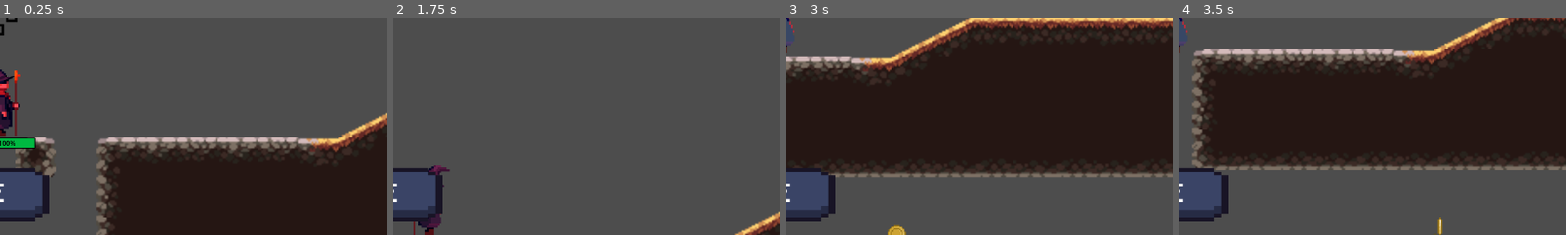
Above: before the commit, frames 1-4 (left to right).
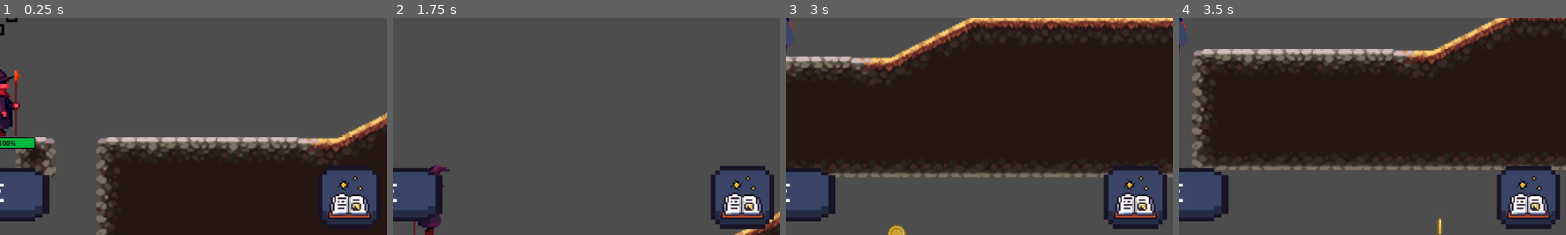
Above: after the commit, the same moments.

Repository: KyattPL/krolestwo-chorona
Game: Godot game, scene res://Scenes/Level1/level_1.tscn
Same seed, same stepped clock (60 frames per second), same inputs: the game is played once before the commit and once after it.
Inputs (mouse positions are % of the whole screen's width and height, from its top left):
- Up to frame 1 (0.25 s): no input
- Up to frame 2 (1.75 s): click (95, 91) at 0.52 s; tap Enter (confirm) at 1.25, 1.35 s; move the mouse to (72, 45) at 1.27 s; hold Right (move_right) from 1.28 s (still down); tap Space (jump) at 1.52 s
- Up to frame 3 (3 s): move the mouse to (30, 55) at 2.02 s; tap E (interact) at 2.1 s; tap Space (jump) at 2.27 s; move the mouse to (60, 28) at 2.77 s; release Right (move_right) at 2.78 s; hold Left (move_left) from 2.78 s (still down); tap 4 (select_earth) at 2.85 s
- Up to frame 4 (3.5 s): keep holding Left (move_left)
The pictures show only the part of the screen within x 50-100%, y 50-100%; the shares and areas given below are measured in that part.

The runs differ from the first frame. In frame 1, 3.3% of the frame differs, in the area x 83-98%, y 70-96%; in frame 2, 4.3%, in the area x 82-99%, y 68-98%; in frame 3, 4.3%; in frame 4, 4.3%.

Commit message:
Added skill tree icon

Diff:
--- a/Scenes/Shop/shop_canvas.gd
+++ b/Scenes/Shop/shop_canvas.gd
@@ -6,17 +6,17 @@
 	0: {
 		"name": "Health potion",
 		"desc": "Restores 20HP",
-		"price": 20
+		"price": 2
 	},
 	1: {
 		"name": "Speed potion",
 		"desc": "Increases speed for 3s",
-		"price": 20
+		"price": 2
 	},
 	2: {
 		"name": "Cooldown potion",
 		"desc": "Refreshes cooldown of spells",
-		"price": 30
+		"price": 3
 	}
 }
 
--- a/Scenes/UI/HUD/hud.tscn
+++ b/Scenes/UI/HUD/hud.tscn
@@ -15,6 +15,33 @@
 [ext_resource type="Texture2D" uid="uid://2t26vm7v8p8f" path="res://Assets/shop/potion_0.png" id="13_gq2e2"]
 [ext_resource type="Texture2D" uid="uid://c51od1fs67aol" path="res://Assets/shop/potion_1.png" id="14_3530t"]
 [ext_resource type="Texture2D" uid="uid://doua461h7sjce" path="res://Assets/shop/potion_2.png" id="15_3qucr"]
+[ext_resource type="Texture2D" uid="uid://p32xqg05l07s" path="res://Assets/button/button_bg.png" id="16_qy07n"]
+[ext_resource type="Texture2D" uid="uid://c7ltuw4cgptp1" path="res://Assets/button/button_pressed.png" id="17_d272p"]
+[ext_resource type="Texture2D" uid="uid://bygs33gsi563u" path="res://Assets/HUD/skillTreeIcon.png" id="18_p8qu3"]
+
+[sub_resource type="StyleBoxTexture" id="StyleBoxTexture_4fi5r"]
+texture = ExtResource("16_qy07n")
+expand_margin_left = 15.0
+expand_margin_top = 15.0
+expand_margin_right = 15.0
+expand_margin_bottom = 15.0
+
+[sub_resource type="StyleBoxTexture" id="StyleBoxTexture_3rp65"]
+texture = ExtResource("16_qy07n")
+expand_margin_left = 15.0
+expand_margin_top = 15.0
+expand_margin_right = 15.0
+expand_margin_bottom = 15.0
+modulate_color = Color(0.666667, 0.666667, 0.666667, 1)
+
+[sub_resource type="StyleBoxTexture" id="StyleBoxTexture_lvxxv"]
+texture = ExtResource("17_d272p")
+expand_margin_left = 15.0
+expand_margin_top = 15.0
+expand_margin_right = 15.0
+expand_margin_bottom = 15.0
+
+[sub_resource type="StyleBoxEmpty" id="StyleBoxEmpty_fwayo"]
 
 [node name="RootCanvas" type="CanvasLayer"]
 script = ExtResource("1_m5h7p")
@@ -391,6 +418,34 @@
 theme_override_font_sizes/normal_font_size = 24
 text = "0"
 
+[node name="SkillTree" type="Control" parent="HUD"]
+layout_mode = 2
+
+[node name="SkillTreeOpenBox" type="MarginContainer" parent="HUD/SkillTree"]
+layout_mode = 1
+anchors_preset = 3
+anchor_left = 1.0
+anchor_top = 1.0
+anchor_right = 1.0
+anchor_bottom = 1.0
+offset_left = -40.0
+offset_top = -40.0
+grow_horizontal = 0
+grow_vertical = 0
+theme_override_constants/margin_right = 24
+theme_override_constants/margin_bottom = 24
+
+[node name="SkillTreeOpenButton" type="Button" parent="HUD/SkillTree/SkillTreeOpenBox"]
+custom_minimum_size = Vector2(64, 64)
+layout_mode = 2
+focus_mode = 0
+theme_override_styles/normal = SubResource("StyleBoxTexture_4fi5r")
+theme_override_styles/hover = SubResource("StyleBoxTexture_3rp65")
+theme_override_styles/pressed = SubResource("StyleBoxTexture_lvxxv")
+theme_override_styles/focus = SubResource("StyleBoxEmpty_fwayo")
+icon = ExtResource("18_p8qu3")
+expand_icon = true
+
 [connection signal="timeout" from="HUD/Stats/FireSpellBox/FireSpellTimer" to="." method="_on_fire_spell_timer_timeout"]
 [connection signal="timeout" from="HUD/Stats/WaterSpellBox/WaterSpellTimer" to="." method="_on_water_spell_timer_timeout"]
 [connection signal="timeout" from="HUD/Stats/LightningSpellBox/LightningSpellTimer" to="." method="_on_lightning_spell_timer_timeout"]
Binary file added: Assets/HUD/skillTreeIcon.png
Not shown, added: Assets/HUD/skillTreeIcon.png.import
Not shown: 1 places in Scenes/UI/HUD/hud.tscn that only renumber resources
